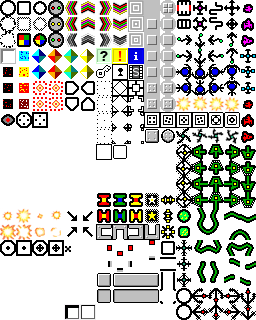
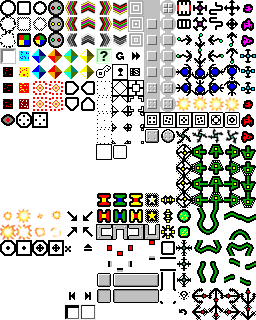
Layers edited between the first and the second 256×320 image:
painted on "Fondo" over <box>69,48,192,320</box>
